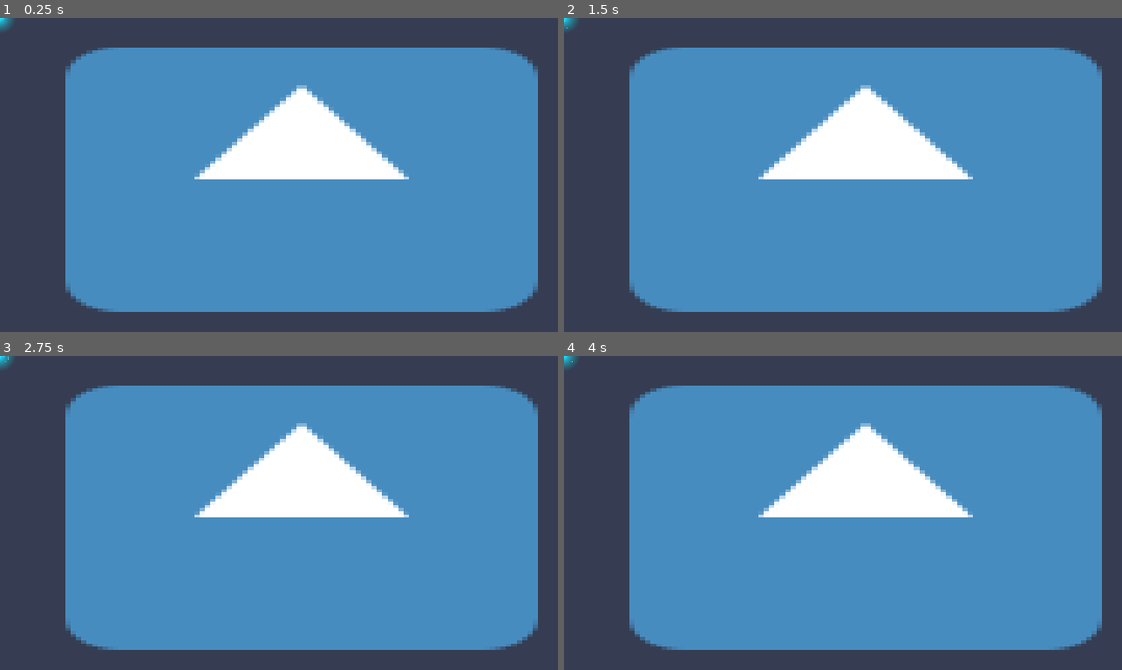
Above: before the commit, frames 1-4 (two rows, left to right).
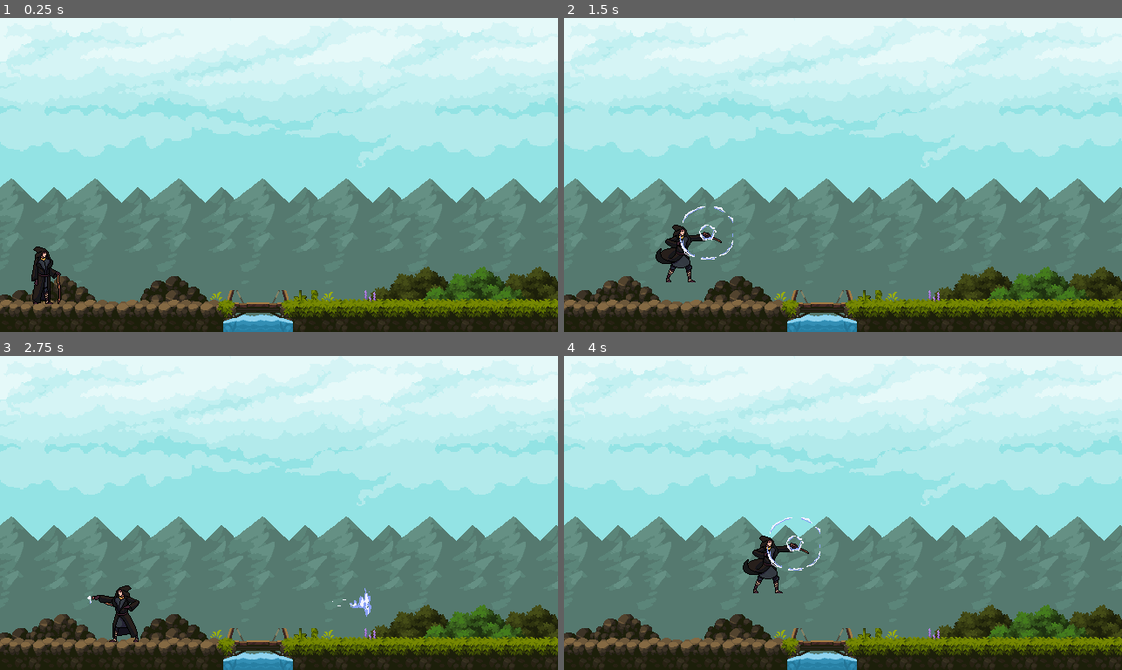
Above: after the commit, the same moments.

Repository: cshawi/2026-0SH-Team01
Game: Godot game, scene res://scenes/world_tomy.tscn
Two runs of this game, one before a commit and one after it. Both use one fixed random seed, a clock stepped at 60 frames per second and the inputs below. Before the commit the project starts from res://scenes/main_liam.tscn. The engine's default icon, where the game draws it, is replaced by a stand-in: a white triangle on a blue panel in a dark square.
Inputs (mouse positions are in pixels of both pictures, inside the frame that each line leads up to):
- Up to frame 1 (0.25 s): no input
- Up to frame 2 (1.5 s): move the mouse to (965, 159) at 0.52 s; hold D (Right, bound only after the commit) from 0.53 s (still down); tap 1 (Attack_1, bound only after the commit) at 0.6 s; click (965, 159) at 0.67 s; tap Space (Jump, bound only after the commit) at 0.77, 1.07 s; tap 2 (Attack_2, bound only after the commit) at 0.8, 1.35 s; move the mouse to (731, 190) at 1.27 s
- Up to frame 3 (2.75 s): tap Space (Jump, bound only after the commit) at 1.52, 1.82, 2.3 s; click (167, 528) at 1.55 s; move the mouse to (334, 443) at 2.02 s; release D (Right, bound only after the commit) at 2.03 s; press the mouse at (334, 443) at 2.03 s; hold A (Left, bound only after the commit) from 2.03 s (still down)
- Up to frame 4 (4 s): move the mouse to (815, 575) at 2.77 s; release A (Left, bound only after the commit) at 2.78 s; release the mouse at (815, 575) at 2.78 s; hold D (Right, bound only after the commit) from 2.78 s (still down); tap Space (Jump, bound only after the commit) at 2.85, 3.02, 3.32, 3.77 s; click (815, 575) at 2.92 s; tap 1 (Attack_1, bound only after the commit) at 3.05, 3.6 s; move the mouse to (1010, 560) at 3.52 s; click (1010, 560) at 3.67 s; tap 2 (Attack_2, bound only after the commit) at 3.8 s

The runs differ from the first frame. In frame 1, 100% of the frame differs, in the area x 0-100%, y 0-100%; in frame 2, 100%; in frame 3, 100%; in frame 4, 100%.

Commit message:
attemp #2 to remove .xcf files

Diff:
--- a/h-t-g/project.godot
+++ b/h-t-g/project.godot
@@ -11,9 +11,10 @@
 [application]
 
 config/name="The Hand of Fate"
-run/main_scene="uid://da4mjycku34dl"
+run/main_scene="uid://fi0msd8c345h"
 config/features=PackedStringArray("4.5")
-config/icon="res://icon.svg"
+boot_splash/image="uid://6qg3l4fjbosg"
+config/icon="uid://br43l8x36ft0w"
 
 [autoload]
 
@@ -31,6 +32,39 @@
 
 MoveableObjects=""
 
+[input]
+
+Right={
+"deadzone": 0.2,
+"events": [Object(InputEventKey,"resource_local_to_scene":false,"resource_name":"","device":-1,"window_id":0,"alt_pressed":false,"shift_pressed":false,"ctrl_pressed":false,"meta_pressed":false,"pressed":false,"keycode":0,"physical_keycode":68,"key_label":0,"unicode":100,"location":0,"echo":false,"script":null)
+]
+}
+Left={
+"deadzone": 0.2,
+"events": [Object(InputEventKey,"resource_local_to_scene":false,"resource_name":"","device":-1,"window_id":0,"alt_pressed":false,"shift_pressed":false,"ctrl_pressed":false,"meta_pressed":false,"pressed":false,"keycode":0,"physical_keycode":65,"key_label":0,"unicode":97,"location":0,"echo":false,"script":null)
+]
+}
+Attack_1={
+"deadzone": 0.2,
+"events": [Object(InputEventKey,"resource_local_to_scene":false,"resource_name":"","device":-1,"window_id":0,"alt_pressed":false,"shift_pressed":false,"ctrl_pressed":false,"meta_pressed":false,"pressed":false,"keycode":0,"physical_keycode":49,"key_label":0,"unicode":49,"location":0,"echo":false,"script":null)
+]
+}
+Attack_2={
+"deadzone": 0.2,
+"events": [Object(InputEventKey,"resource_local_to_scene":false,"resource_name":"","device":-1,"window_id":0,"alt_pressed":false,"shift_pressed":false,"ctrl_pressed":false,"meta_pressed":false,"pressed":false,"keycode":0,"physical_keycode":50,"key_label":0,"unicode":50,"location":0,"echo":false,"script":null)
+]
+}
+Cast={
+"deadzone": 0.2,
+"events": [Object(InputEventMouseButton,"resource_local_to_scene":false,"resource_name":"","device":-1,"window_id":0,"alt_pressed":false,"shift_pressed":false,"ctrl_pressed":false,"meta_pressed":false,"button_mask":0,"position":Vector2(0, 0),"global_position":Vector2(0, 0),"factor":1.0,"button_index":1,"canceled":false,"pressed":false,"double_click":false,"script":null)
+]
+}
+Jump={
+"deadzone": 0.2,
+"events": [Object(InputEventKey,"resource_local_to_scene":false,"resource_name":"","device":-1,"window_id":0,"alt_pressed":false,"shift_pressed":false,"ctrl_pressed":false,"meta_pressed":false,"pressed":false,"keycode":0,"physical_keycode":32,"key_label":0,"unicode":32,"location":0,"echo":false,"script":null)
+]
+}
+
 [rendering]
 
 textures/canvas_textures/default_texture_filter=0
--- a/h-t-g/ressources/objects/doors/door.tres
+++ b/h-t-g/ressources/objects/doors/door.tres
@@ -14,9 +14,6 @@
 [resource]
 script = ExtResource("1_ryfc0")
 texture2 = SubResource("AtlasTexture_w0n43")
-is_click = false
 is_open = false
-name = ""
 texture = SubResource("AtlasTexture_527ih")
 collision_polygon = PackedVector2Array(-20, -29, -21, -29, -21, -23, -19, -23, -19, 30, 19, 30, 19, -23, 21, -23, 21, -29, 20, -29, 20, -30, -20, -30)
-weight = 0.0
--- a/h-t-g/ressources/objects/rocks/large_rock.tres
+++ b/h-t-g/ressources/objects/rocks/large_rock.tres
@@ -9,22 +9,6 @@
 
 [resource]
 script = ExtResource("1_12n81")
-vitess = 0.0
-friction = 0.8
-bounce = 0.0
-push_force_required = 5.0
-max_velocity = 5.0
-gravity_scale = 1.0
-can_rotate = false
-is_static_until_pushed = false
-can_be_pushed = true
-can_be_pulled = false
-can_be_carried = false
-is_destructible = false
-durability = 100
-damage_on_impact = 0
-spawn_particles_on_impact = false
 name = "large_rock"
 texture = SubResource("AtlasTexture_v4q05")
 collision_polygon = PackedVector2Array(-9.88996e-07, -16.4051, -4.14815, -14.7848, -8.88889, -8.3038, -15.4074, 6.68354, -16, 7.89873, -16, 12.7595, -12.4444, 15.5949, 16, 15.5949, 16, 1.01266, 13.6296, -0.607597, 14.2222, -2.22785, 13.037, -3.03798, 12.4444, -5.06329, 3.55555, -16)
-weight = 0.0
Binary file changed: h-t-g/assets/icons/thf_background.png
Not shown, changed: h-t-g/assets/icons/thf_background.png.import
Binary file changed: h-t-g/assets/icons/thf_logo.png
Not shown: 1 places in h-t-g/ressources/objects/doors/door.tres that only renumber resources
Not shown: 1 places in h-t-g/ressources/objects/rocks/large_rock.tres that only renumber resources
Not shown, changed: .gitignore
